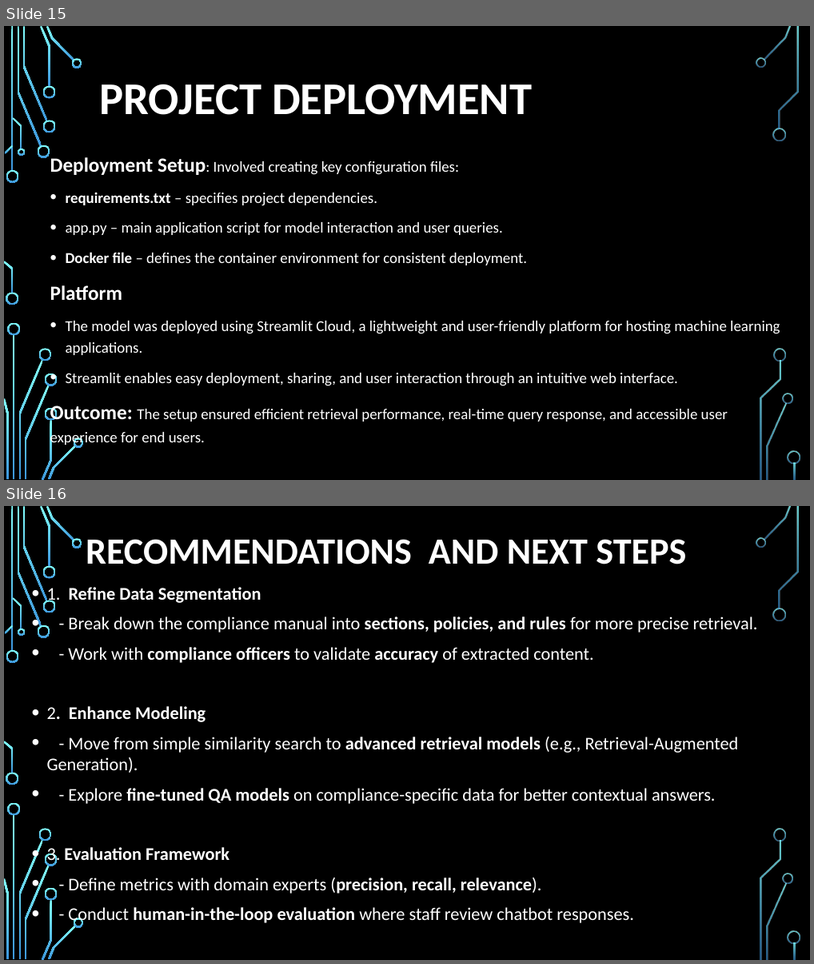
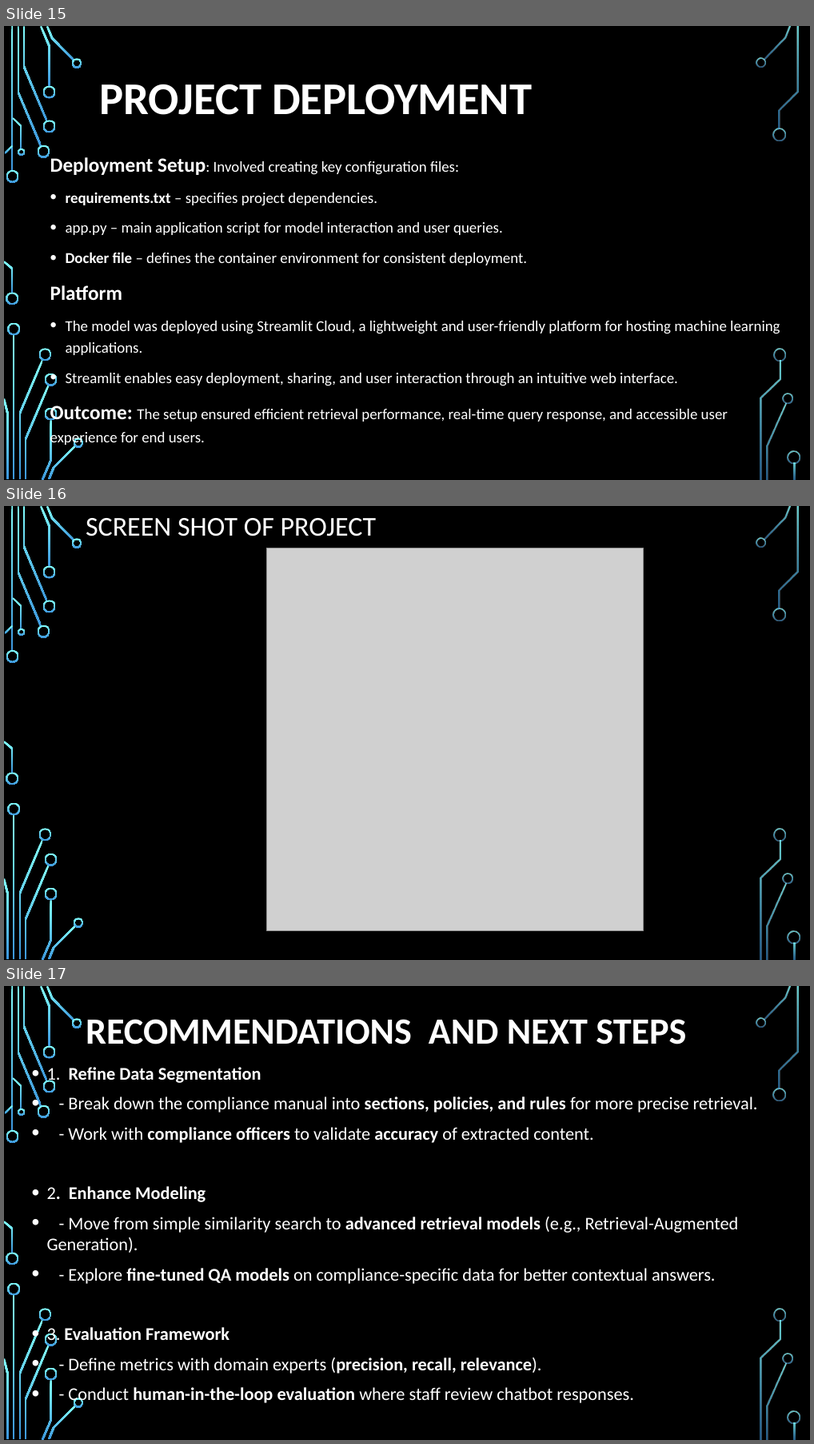
Before and after one commit to jodida01/Group_5_Capstone_Project, a slide deck: Presentation.pptx. Shown one above the other, each under a label of ours: slides 15 and 16 before the commit, slides 15, 16 and 17 after it. The pictures are 814x964 and 814x1444 pixels, drawn with LibreOffice and Linux fonts; fonts in the diff are those of the drawing; grey boxes stand for pictures; background and template pictures are left out. Boxes give left, top, right and bottom in pixels: in the first picture for what was removed or moved away, otherwise in the second. Text is boxed around its words. In the diff, an @@ line names an element or a change of style, - is before the commit and + after.

Commit message:
Updated presentation

```diff
--- a/Presentation.pptx
+++ b/Presentation.pptx
@@ slide 16 added at (x1=4, y1=506, x2=810, y2=960), background picture (left out); not listed: 36 template elements that a slide beside it also shows @@
@@ title added at (x1=86, y1=518, x2=377, y2=536), 32.4 pt, text #FFFFFF @@
+SCREEN SHOT OF PROJECT
@@ picture added at (x1=266, y1=548, x2=643, y2=931) @@
@@ what was slide 16 is now slide 17 @@
```
